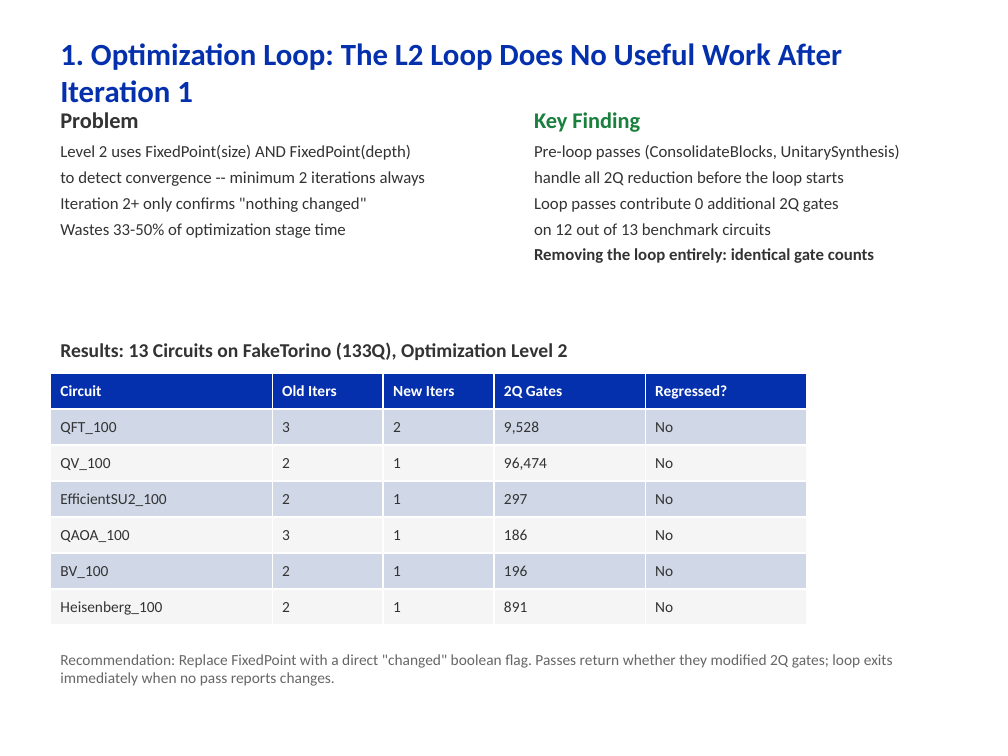
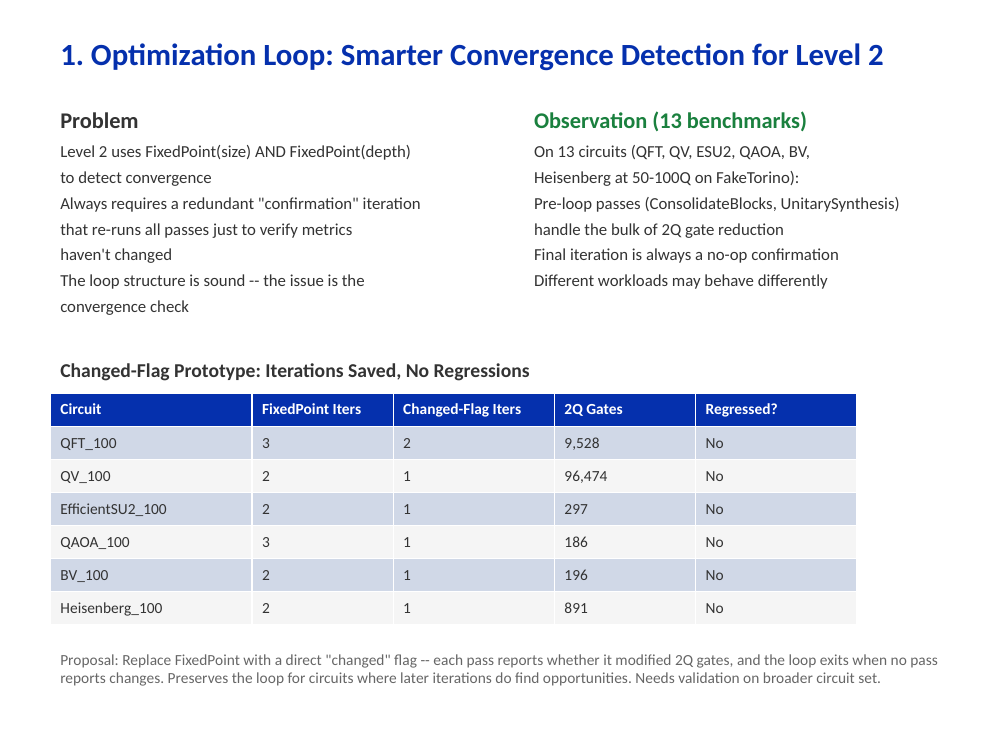
Before and after one commit to hfwen0502/qiskit, a slide deck: slide 2 of investigation/qiskit_transpiler_optimizations.pptx. Drawn at 1008x756 pixels with LibreOffice and Linux fonts; fonts in the diff are those of the drawing. Boxes give left, top, right and bottom in pixels: in the first picture for what was removed or moved away, otherwise in the second. Text is boxed around its words. In the diff, an @@ line names an element or a change of style, - is before the commit and + after.

```diff
--- a/investigation/qiskit_transpiler_optimizations.pptx
+++ b/investigation/qiskit_transpiler_optimizations.pptx
@@ text at (60, 43, 884, 71): text changed @@
-1. Optimization Loop: The L2 Loop Does No Useful Work After Iteration 1
+1. Optimization Loop: Smarter Convergence Detection for Level 2
@@ text at (534, 111, 807, 131): text changed @@
-Key Finding
+Observation (13 benchmarks)
@@ text at (534, 145, 810, 186): paragraphs added @@
+On 13 circuits (QFT, QV, ESU2, QAOA, BV,
+Heisenberg at 50-100Q on FakeTorino):
@@ text at (60, 171, 421, 315): text changed @@
-to detect convergence -- minimum 2 iterations always
-Iteration 2+ only confirms "nothing changed"
-Wastes 33-50% of optimization stage time
+to detect convergence
+Always requires a redundant "confirmation" iteration
+that re-runs all passes just to verify metrics
+haven't changed
+The loop structure is sound -- the issue is the
+convergence check
@@ text at (534, 223, 839, 289): text changed @@
-handle all 2Q reduction before the loop starts
-Loop passes contribute 0 additional 2Q gates
-on 12 out of 13 benchmark circuits
-Removing the loop entirely: identical gate counts
+handle the bulk of 2Q gate reduction
+Final iteration is always a no-op confirmation
+Different workloads may behave differently
@@ text at (60, 363, 530, 381): text changed @@
-Results: 13 Circuits on FakeTorino (133Q), Optimization Level 2
+Changed-Flag Prototype: Iterations Saved, No Regressions
@@ table at (50, 393, 857, 625) @@
-row 1, column 2: Old Iters
+row 1, column 2: FixedPoint Iters
-row 1, column 3: New Iters
+row 1, column 3: Changed-Flag Iters
@@ table: place and size @@
-table at (50, 373, 806, 625)
+table at (50, 393, 857, 625)
@@ text at (60, 654, 938, 686): text changed @@
-Recommendation: Replace FixedPoint with a direct "changed" boolean flag. Passes return whether they modified 2Q gates; loop exits immediately when no pass reports changes.
+Proposal: Replace FixedPoint with a direct "changed" flag -- each pass reports whether it modified 2Q gates, and the loop exits when no pass reports changes. Preserves the loop for circuits where later iterations do find opportunities. Needs validation on broader circuit set.
```
Also in this commit, not shown: 2 other slides changed, 2 other files.
